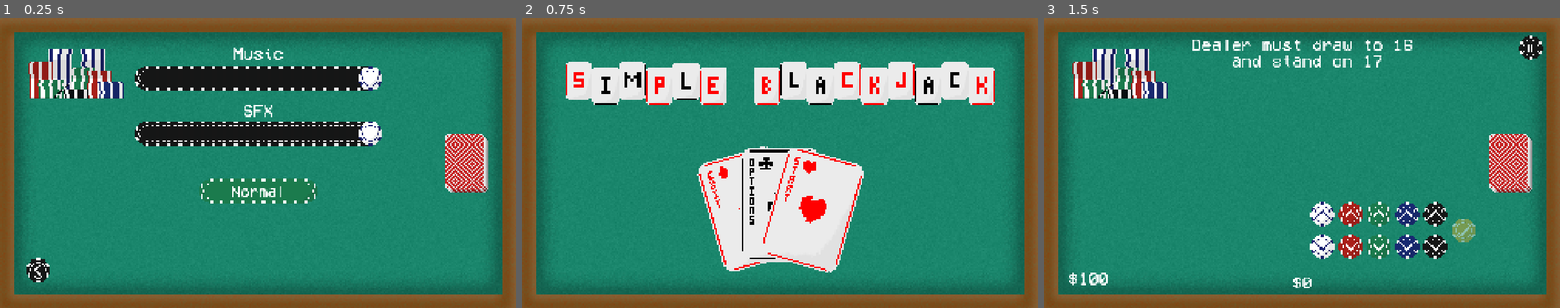
Above: before the commit, frames 1-3 (left to right).
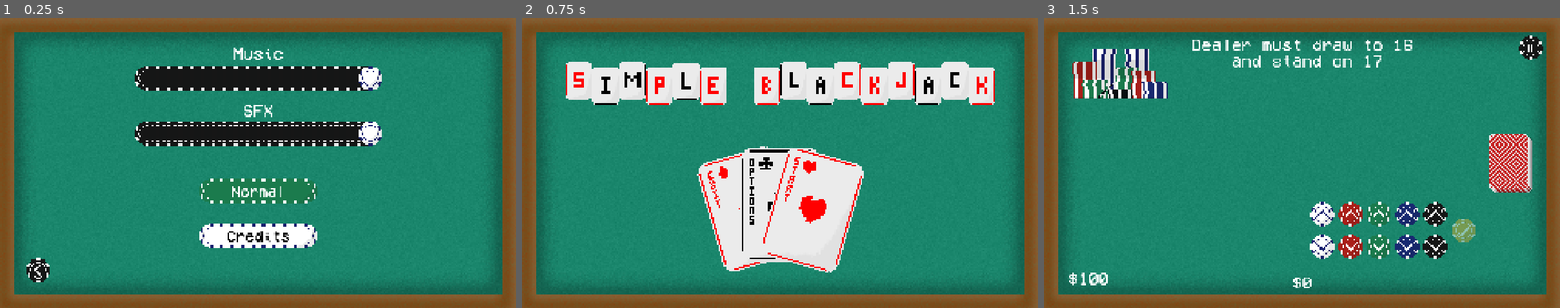
Above: after the commit, the same moments.

Repository: 7itanium/Simple-Blackjack
Game: Godot game, scene res://Scenes/options.tscn
Two runs of this game, one before a commit and one after it. Both use one fixed random seed, a clock stepped at 60 frames per second and the inputs below. This scene is started directly instead of the project's main scene.
Inputs (mouse positions are in pixels of both pictures, inside the frame that each line leads up to):
- Up to frame 1 (0.25 s): no input
- Up to frame 2 (0.75 s): click (558, 270) at 0.5 s
- Up to frame 3 (1.5 s): click (1302, 189) at 1.25 s

The runs differ from the first frame. In frame 1, 6.0% of the frame differs, in the area x 5-95%, y 10-80%; in frame 2, nothing differs; in frame 3, nothing differs.

Commit message:
Credits Button (doesn't work yet)

Diff:
--- a/Scenes/options.tscn
+++ b/Scenes/options.tscn
@@ -14,6 +14,10 @@
 [ext_resource type="Texture2D" uid="uid://sfabgdx8hvqu" path="res://Sprites/Buttons/BlackSlider.png" id="10_srb65"]
 [ext_resource type="Texture2D" uid="uid://b5sxphu0u33yn" path="res://Sprites/Buttons/GreenHover.png" id="11_033dp"]
 [ext_resource type="FontFile" uid="uid://c07ulqlky4b6c" path="res://Fonts/VCR.ttf" id="11_srb65"]
+[ext_resource type="Texture2D" uid="uid://chexftfftj077" path="res://Sprites/Buttons/GreenDisabled.png" id="12_o88n5"]
+[ext_resource type="Texture2D" uid="uid://bokhi03q2rjml" path="res://Sprites/Buttons/White.png" id="14_ywsft"]
+[ext_resource type="Texture2D" uid="uid://byfvrqhpl2be" path="res://Sprites/Buttons/WhiteHover.png" id="15_mgjjt"]
+[ext_resource type="Texture2D" uid="uid://cjno6o23tgfek" path="res://Sprites/Buttons/WhiteDisabled.png" id="16_pqc76"]
 
 [sub_resource type="AtlasTexture" id="AtlasTexture_6mi0s"]
 atlas = ExtResource("2_g5vgl")
@@ -48,6 +52,7 @@
 metadata/_edit_lock_ = true
 
 [node name="Deck" type="AnimatedSprite2D" parent="Back Ground"]
+visible = false
 z_index = 102
 position = Vector2(775, 0)
 scale = Vector2(3, 3)
@@ -55,6 +60,7 @@
 metadata/_edit_lock_ = true
 
 [node name="DealerChips" type="Sprite2D" parent="Back Ground"]
+visible = false
 z_index = 102
 position = Vector2(-679, -334)
 scale = Vector2(3, 3)
@@ -109,6 +115,7 @@
 scale = Vector2(3, 3)
 texture_normal = ExtResource("9_qcivb")
 texture_hover = ExtResource("11_033dp")
+texture_disabled = ExtResource("12_o88n5")
 
 [node name="Difficulty Label" type="Label" parent="Buttons/Difficulty Button"]
 layout_mode = 0
@@ -119,7 +126,32 @@
 scale = Vector2(0.3, 0.3)
 theme_override_fonts/font = ExtResource("11_srb65")
 theme_override_font_sizes/font_size = 64
-text = "Easy"
+text = "Normal"
+horizontal_alignment = 1
+vertical_alignment = 1
+
+[node name="Credits Button" type="TextureButton" parent="Buttons"]
+offset_left = -220.0
+offset_top = 225.0
+offset_right = -73.0
+offset_bottom = 255.0
+scale = Vector2(3, 3)
+texture_normal = ExtResource("14_ywsft")
+texture_hover = ExtResource("15_mgjjt")
+texture_disabled = ExtResource("16_pqc76")
+
+[node name="Credits Label" type="Label" parent="Buttons/Credits Button"]
+modulate = Color(0.79, 0.79, 0.79, 1)
+layout_mode = 0
+offset_left = 27.6667
+offset_top = 6.0
+offset_right = 333.667
+offset_bottom = 64.0
+scale = Vector2(0.3, 0.3)
+theme_override_colors/font_color = Color(0, 0, 0, 1)
+theme_override_fonts/font = ExtResource("11_srb65")
+theme_override_font_sizes/font_size = 64
+text = "Credits"
 horizontal_alignment = 1
 vertical_alignment = 1
 
@@ -204,7 +236,10 @@
 
 [connection signal="pressed" from="Back" to="." method="_on_back_pressed"]
 [connection signal="pressed" from="PauseBack" to="." method="_on_pause_back_pressed"]
-[connection signal="pressed" from="Buttons/Difficulty Button" to="." method="_on_texture_button_pressed"]
+[connection signal="pressed" from="Buttons/Difficulty Button" to="." method="_on_difficulty_button_pressed"]
+[connection signal="mouse_entered" from="Buttons/Credits Button" to="." method="_on_credits_button_mouse_entered"]
+[connection signal="mouse_exited" from="Buttons/Credits Button" to="." method="_on_credits_button_mouse_exited"]
+[connection signal="pressed" from="Buttons/Credits Button" to="." method="_on_credits_button_pressed"]
 [connection signal="value_changed" from="Sliders/Music" to="." method="_on_music_value_changed"]
 [connection signal="drag_ended" from="Sliders/SFX" to="." method="_on_sfx_drag_ended"]
 [connection signal="value_changed" from="Sliders/SFX" to="." method="_on_sfx_value_changed"]
--- a/Scripts/game_manager.gd
+++ b/Scripts/game_manager.gd
@@ -32,7 +32,7 @@
 
 # Called when the node enters the scene tree for the first time.
 func _ready() -> void:
-	global.inGame = true
+	#global.inGame = true
 	global.delt = [0,0]
 	global.end = [250, 250]
 	bridge_sound.play()
--- a/Scripts/global.gd
+++ b/Scripts/global.gd
@@ -83,5 +83,3 @@
 
 var pauseButtons = false
 var difficulty = 0
-
-var inGame = false
--- a/Scripts/menu.gd
+++ b/Scripts/menu.gd
@@ -5,7 +5,8 @@
 
 # Called when the node enters the scene tree for the first time.
 func _ready() -> void:
-	global.inGame = false
+	#global.inGame = false
+	pass
 
 
 # Called every frame. 'delta' is the elapsed time since the previous frame.
--- a/Scripts/options.gd
+++ b/Scripts/options.gd
@@ -7,6 +7,8 @@
 @onready var pause_back: TextureButton = $PauseBack
 @onready var difficulty_button: TextureButton = $"Buttons/Difficulty Button"
 @onready var difficulty_label: Label = $"Buttons/Difficulty Button/Difficulty Label"
+@onready var credits_button: TextureButton = $"Buttons/Credits Button"
+@onready var credits_label: Label = $"Buttons/Credits Button/Credits Label"
 const GREEN = preload("res://Sprites/Buttons/Green.png")
 const GREEN_HOVER = preload("res://Sprites/Buttons/GreenHover.png")
 const GREEN_DISABLED = preload("res://Sprites/Buttons/GreenDisabled.png")
@@ -27,7 +29,7 @@
 	difficulty_button.texture_normal = difficulty[global.difficulty][3]
 	difficulty_button.texture_hover = difficulty[global.difficulty][4]
 	difficulty_button.texture_disabled = difficulty[global.difficulty][5]
-	difficulty_button.disabled = global.inGame
+	#difficulty_button.disabled = global.inGame
 
 # Called every frame. 'delta' is the elapsed time since the previous frame.
 func _process(delta: float) -> void:
@@ -60,8 +62,7 @@
 	pile.play()
 
 
-
-func _on_texture_button_pressed() -> void:
+func _on_difficulty_button_pressed() -> void:
 	global.difficulty += difficulty[global.difficulty][2]
 	difficulty_label.text = difficulty[global.difficulty][0]
 	global.money = difficulty[global.difficulty][1]
@@ -76,3 +77,19 @@
 	difficulty_button.position.y += 3
 	await get_tree().create_timer(.1).timeout
 	difficulty_button.position.y -= 3
+
+
+
+func _on_credits_button_pressed() -> void:
+	chip.play()
+	credits_button.position.y += 3
+	await get_tree().create_timer(.1).timeout
+	credits_button.position.y -= 3
+
+
+func _on_credits_button_mouse_entered() -> void:
+	credits_label.modulate.a = .67
+
+
+func _on_credits_button_mouse_exited() -> void:
+	credits_label.modulate.a = 1
--- a/Scripts/pause.gd
+++ b/Scripts/pause.gd
@@ -35,6 +35,7 @@
 	optionsRefrence = instance
 	add_child(instance)
 	optionsRefrence.pause_back.position = Vector2(-864, 353)
+	optionsRefrence.difficulty_button.disabled = true
 	flipSound.play()
 
 func _on_return_pressed() -> void:
Not shown: 1 places in Scenes/options.tscn that only renumber resources
Binary file added: Sprites/Buttons/White.png
Not shown, added: Sprites/Buttons/White.png.import
Binary file added: Sprites/Buttons/WhiteDisabled.png
Not shown, changed: Sprites/Buttons/WhiteDisabled.png.import
Binary file added: Sprites/Buttons/WhiteHover.png
Not shown, added: Sprites/Buttons/WhiteHover.png.import
Binary file removed: Sprites/Buttons/WhiteSlider.png
Binary file changed: Sprites/Cards/Diamonds/seven.png
Binary file changed: Sprites/Cards/Hearts/seven.png
